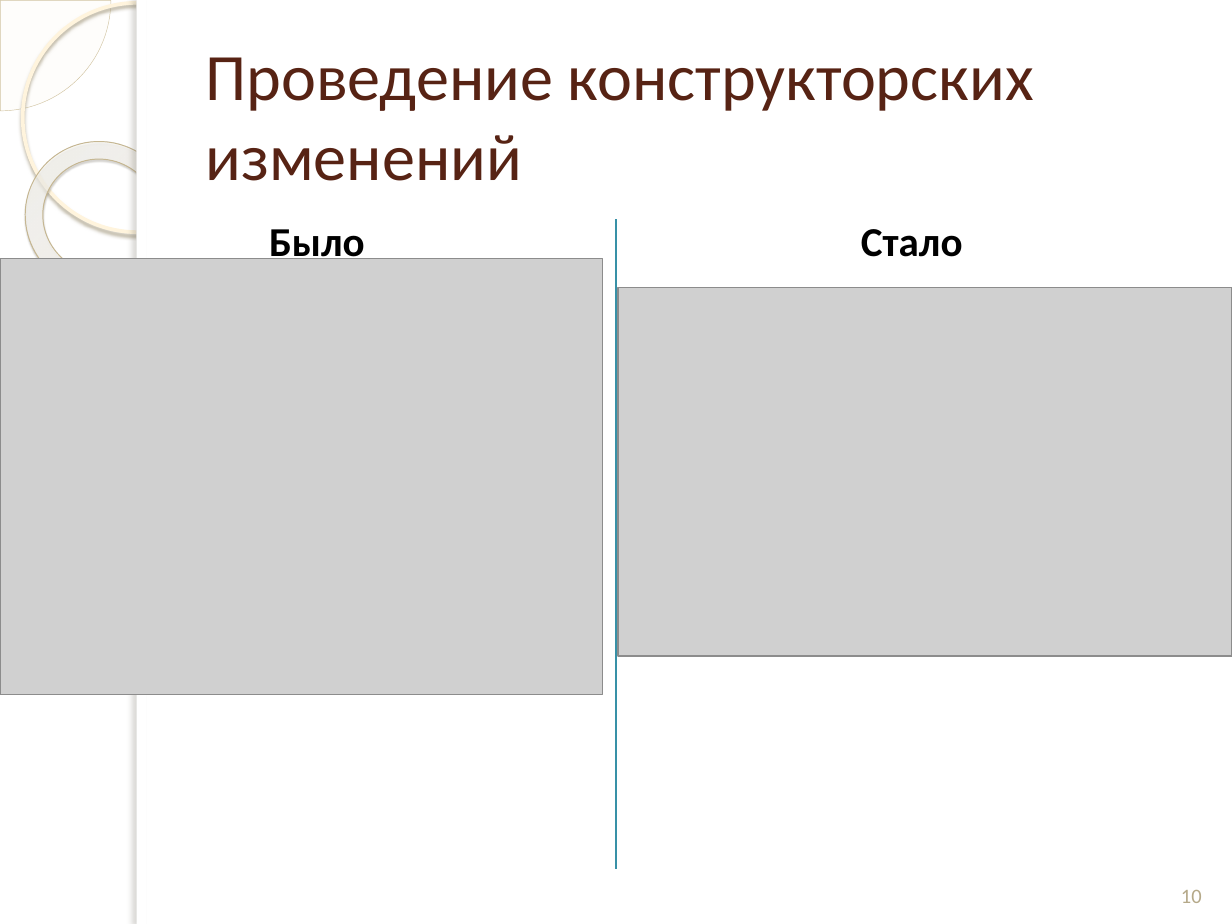
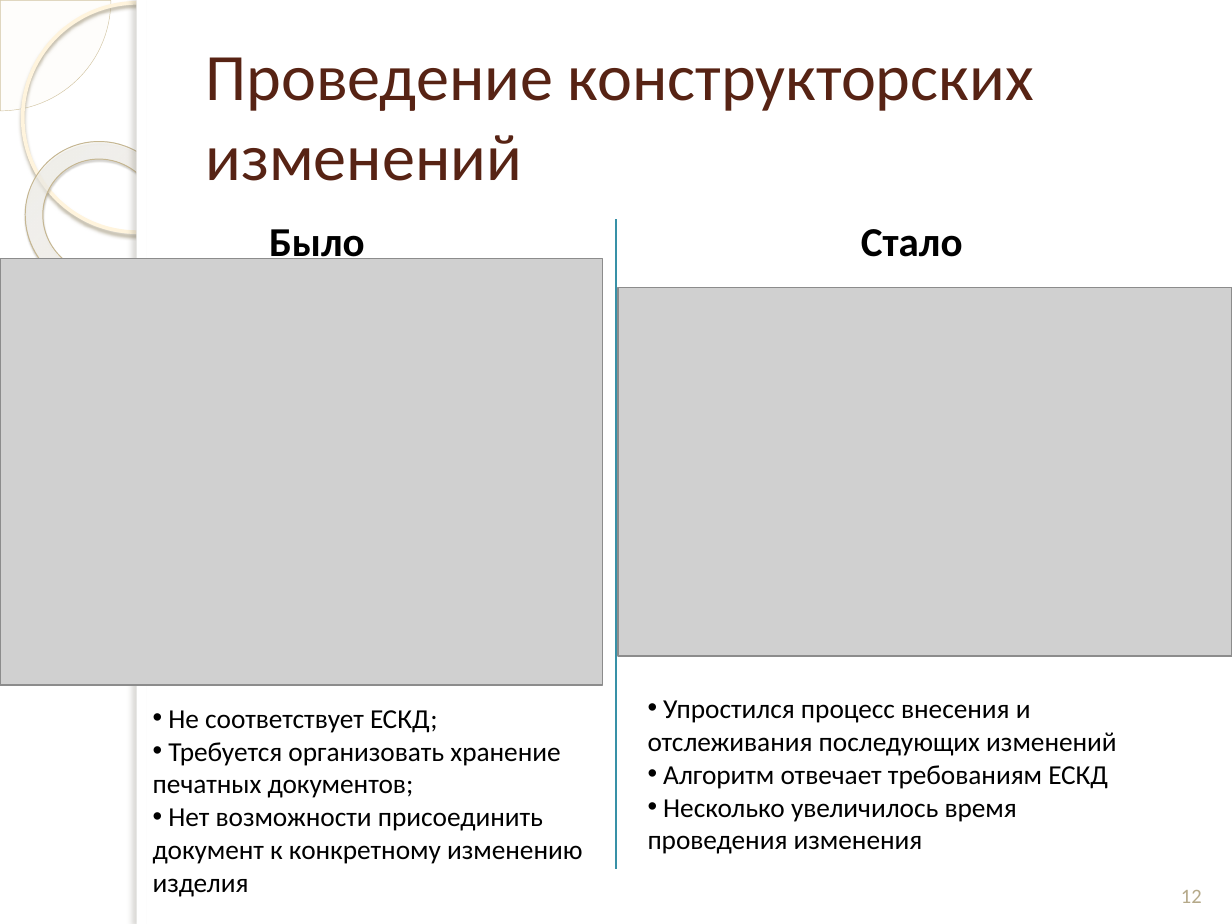
Before and after one commit to andreytemn/university, a slide deck: slide 12 of diplom/Темников раздатки к диплому.pptx (slide 10 before the commit). Drawn at 1232x924 pixels with LibreOffice and Linux fonts; fonts in the diff are those of the drawing; grey boxes stand for pictures; background and template pictures are left out. Boxes give left, top, right and bottom in pixels: in the first picture for what was removed or moved away, otherwise in the second. Text is boxed around its words. In the diff, an @@ line names an element or a change of style, - is before the commit and + after.

```diff
--- a/diplom/Темников раздатки к диплому.pptx
+++ b/diplom/Темников раздатки к диплому.pptx
@@ picture: place and size @@
-picture at box(0, 259, 602, 695)
+picture at box(0, 259, 602, 685)
@@ text added at box(153, 710, 583, 897), 16 pt, text #000000 @@
+• Не соответствует ЕСКД;
+• Требуется организовать хранение печатных документов;
+• Нет возможности присоединить документ к конкретному изменению изделия
@@ text added at box(648, 700, 1117, 854), 16 pt, text #000000 @@
+• Упростился процесс внесения и отслеживания последующих изменений
+• Алгоритм отвечает требованиям ЕСКД
+• Несколько увеличилось время проведения изменения
@@ page number at box(1181, 890, 1202, 903): text changed @@
-10
+12
```
Also in this commit, not shown: 8 other slides changed, 3 slides added, 59 other files.
